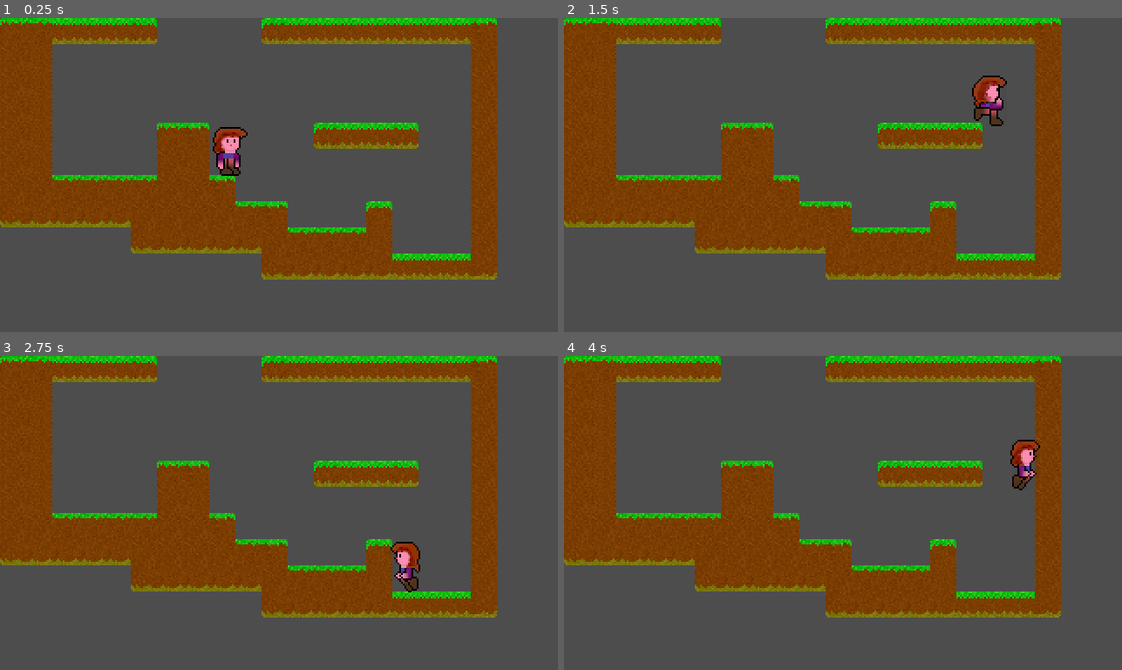
Above: before the commit, frames 1-4 (two rows, left to right).
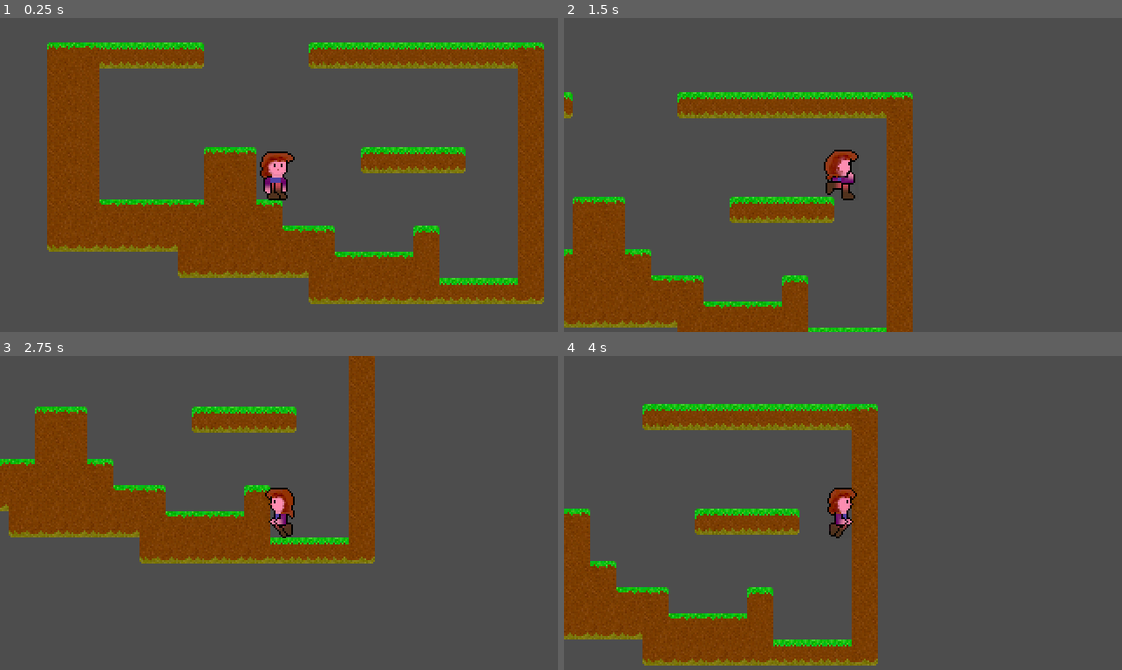
Above: after the commit, the same moments.

Repository: Teaching-myself-Godot/godot-zelia
Game: Godot game, scene res://world.tscn
Same seed, same stepped clock (60 frames per second), same inputs: the game is played once before the commit and once after it.
Inputs:
- Up to frame 1 (0.25 s): no input
- Up to frame 2 (1.5 s): tap Enter at 0.5 s; hold D (Run right) from 0.53 s (still down); tap W (Jump) at 0.77 s
- Up to frame 3 (2.75 s): tap W (Jump) at 1.52 s; release D (Run right) at 2.03 s; hold A (Run left) from 2.03 s (still down)
- Up to frame 4 (4 s): release A (Run left) at 2.78 s; hold D (Run right) from 2.78 s (still down); tap W (Jump) at 3.02, 3.77 s

The runs differ from the first frame. In frame 1, 43% of the frame differs, in the area x 0-98%, y 0-92%; in frame 2, 45%; in frame 3, 35%; in frame 4, 46%, in the area x 0-90%, y 0-99%.

Commit message:
drop MockAirTimer, tweak Capsule shape, add Camera2D

Diff:
--- a/player/player.tscn
+++ b/player/player.tscn
@@ -126,7 +126,7 @@
 }]
 
 [sub_resource type="CapsuleShape2D" id="CapsuleShape2D_kk1m4"]
-radius = 6.0
+radius = 5.0
 height = 28.0
 
 [node name="Player" type="CharacterBody2D"]
@@ -138,14 +138,9 @@
 animation = &"jumping"
 
 [node name="CollisionShape2D" type="CollisionShape2D" parent="."]
-position = Vector2(-1, 0)
 shape = SubResource("CapsuleShape2D_kk1m4")
-
-[node name="MockAirTimer" type="Timer" parent="."]
-wait_time = 0.1
-one_shot = true
 
 [node name="JumpSound" type="AudioStreamPlayer" parent="."]
 stream = ExtResource("22_t6trb")
 
-[connection signal="timeout" from="MockAirTimer" to="." method="_on_mock_air_timer_timeout"]
+[node name="Camera2D" type="Camera2D" parent="."]
